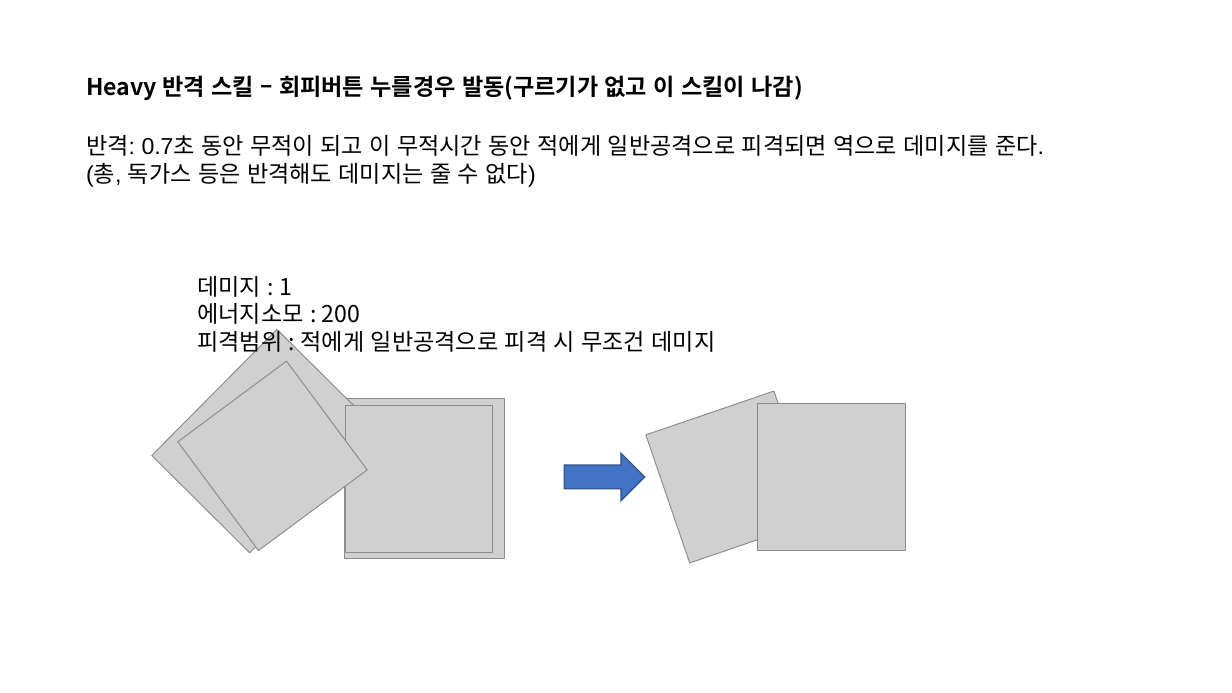
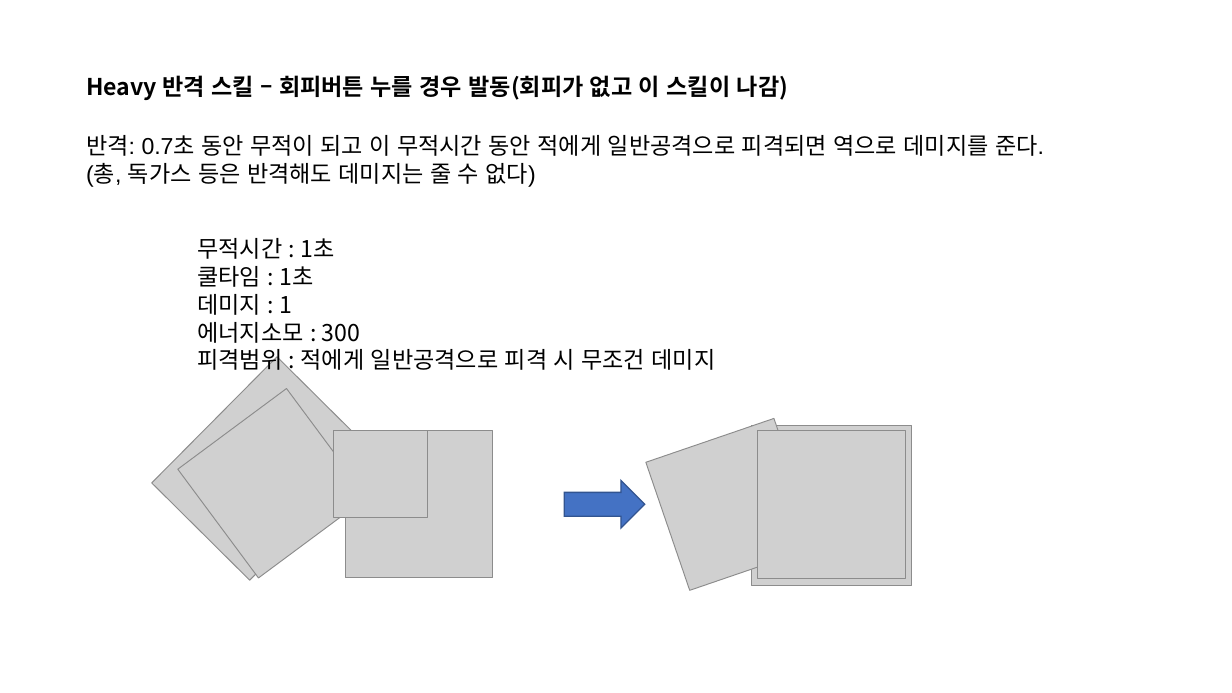
Before and after one commit to penspanic/ITWGamejam, a slide deck: slide 16 of Plan/Rocketman_씬&스킬구성.pptx (slide 7 before the commit). Drawn at 1232x693 pixels with LibreOffice and Linux fonts; fonts in the diff are those of the drawing; grey boxes stand for pictures. Boxes give left, top, right and bottom in pixels: in the first picture for what was removed or moved away, otherwise in the second. Text is boxed around its words. In the diff, an @@ line names an element or a change of style, - is before the commit and + after.

```diff
--- a/Plan/Rocketman_씬&스킬구성.pptx
+++ b/Plan/Rocketman_씬&스킬구성.pptx
@@ text at [86, 75, 788, 100]: text changed @@
-Heavy 반격 스킬 – 회피버튼 누를경우 발동(구르기가 없고 이 스킬이 나감)
+Heavy 반격 스킬 – 회피버튼 누를 경우 발동(회피가 없고 이 스킬이 나감)
@@ text "무적시간 : 1초": place and size @@
-text "무적시간 : 1초" at [197, 276, 716, 356]
+text "무적시간 : 1초" at [197, 238, 716, 374]
@@ text at [197, 238, 335, 287]: paragraphs added @@
+무적시간 : 1초
+쿨타임 : 1초
@@ text at [197, 322, 360, 343]: text changed @@
-에너지소모 : 200
+에너지소모 : 300
@@ picture added at [334, 431, 428, 518] @@
@@ picture: place and size @@
-picture at [344, 398, 505, 559]
+picture at [751, 425, 912, 586]
@@ 3 pictures: place and size @@
-3 pictures at [152, 330, 802, 553]
+3 pictures at [152, 357, 802, 580]
@@ 3 pictures, 1 right arrow: place and size @@
-3 pictures, 1 right arrow at [178, 361, 906, 564]
+3 pictures, 1 right arrow at [178, 389, 906, 591]
```
Also in this commit, not shown: 5 other slides changed, 13 slides added, 2 other files.
